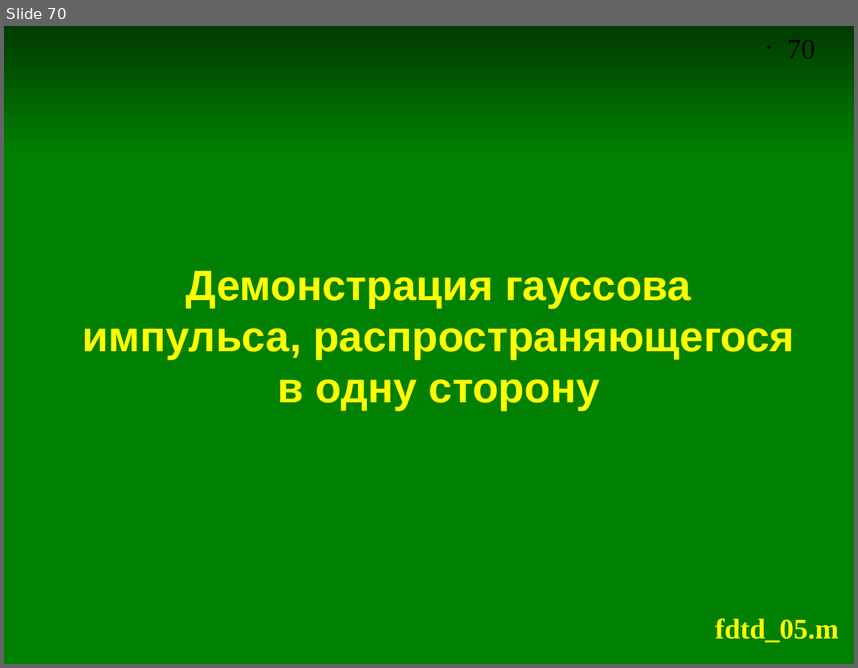
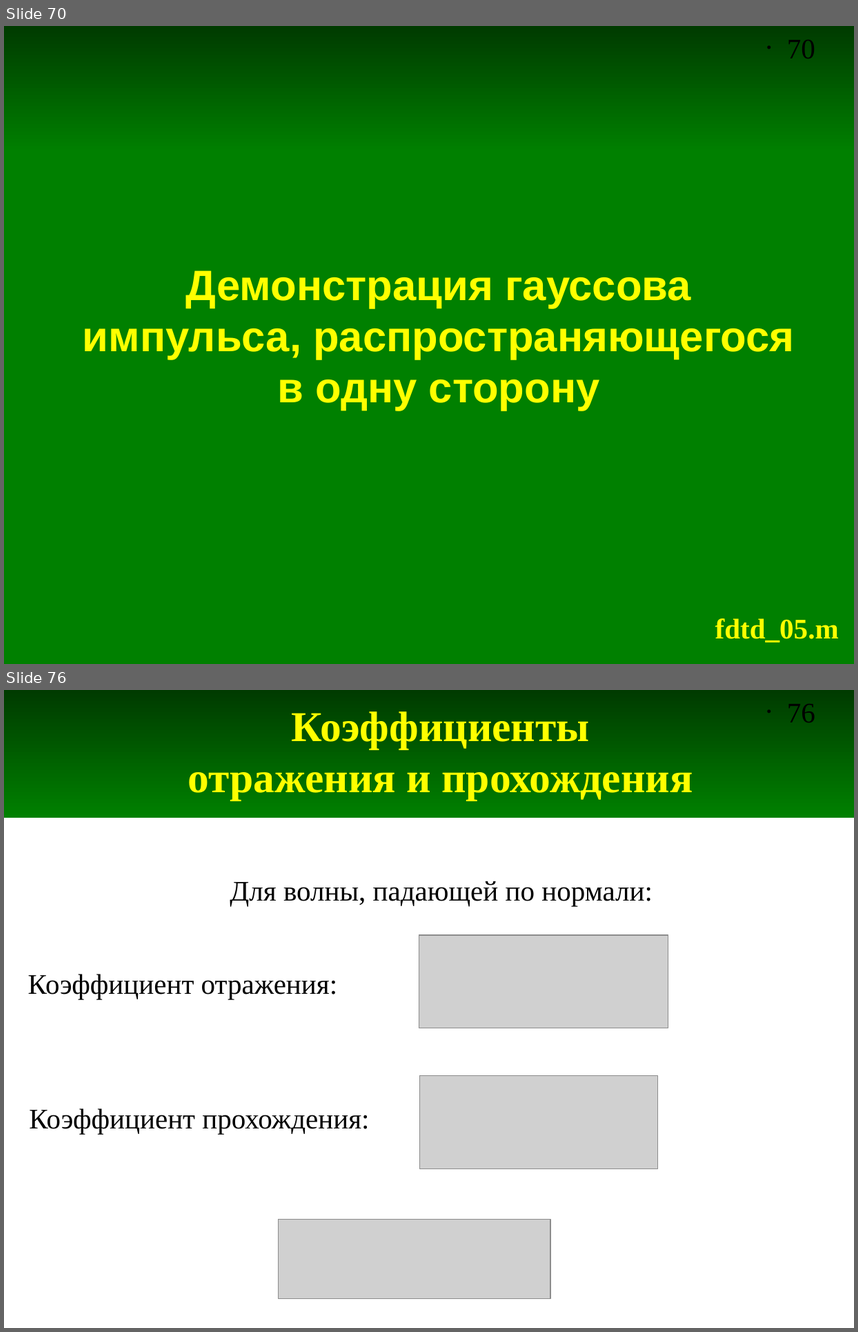
Before and after one commit to andris0147sv/modelling, a slide deck: presentations/2. FDTD.odp. Shown one above the other, each under a label of ours: slide 70 before the commit, slides 70 and 76 after it; the slides between them are not shown. The pictures are 858x668 and 858x1332 pixels, drawn with LibreOffice and Linux fonts; fonts in the diff are those of the drawing; grey boxes stand for pictures. Boxes give left, top, right and bottom in pixels: in the first picture for what was removed or moved away, otherwise in the second. Text is boxed around its words. In the diff, an @@ line names an element or a change of style, - is before the commit and + after.

```diff
--- a/presentations/2. FDTD.odp
+++ b/presentations/2. FDTD.odp
@@ slide 76 added at <box>4,690,854,1328</box>, background #FFFFFF; not listed: 2 template elements that a slide beside it also shows @@
@@ title added at <box>188,711,693,800</box>, 36 pt, text #FFFF00, bold @@
+Коэффициенты
+отражения и прохождения
@@ text added at <box>230,881,653,906</box>, 24 pt, text #000000 @@
+Для волны, падающей по нормали:
@@ picture added at <box>419,935,668,1027</box> @@
@@ text added at <box>28,974,337,998</box>, 24 pt, text #000000 @@
+Коэффициент отражения:
@@ picture added at <box>419,1076,657,1169</box> @@
@@ text added at <box>29,1108,369,1133</box>, 24 pt, text #000000 @@
+Коэффициент прохождения:
@@ picture added at <box>279,1219,550,1299</box> @@
```
Also in this commit, not shown: 21 other slides added.
